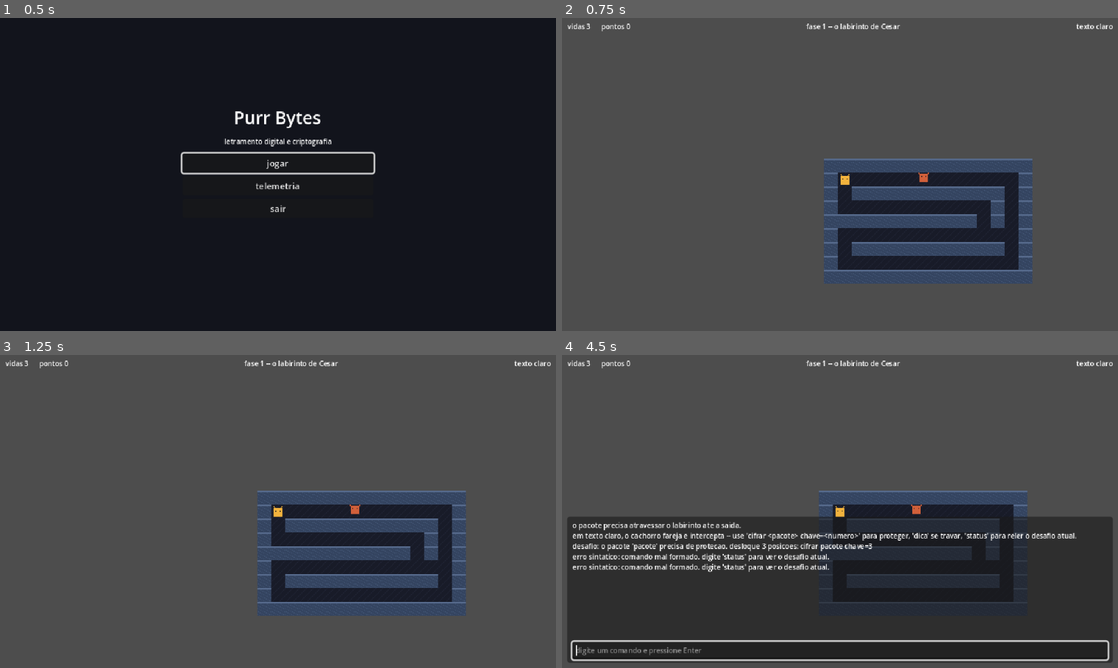
Above: before the commit, frames 1-4 (two rows, left to right).
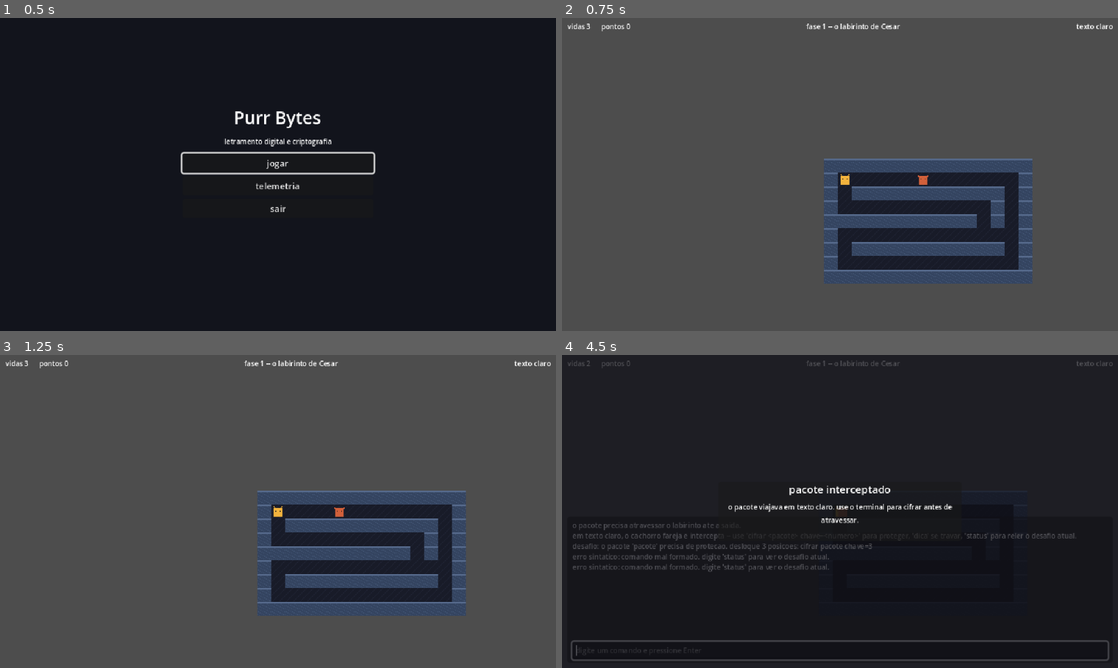
Above: after the commit, the same moments.

Repository: Morc3go/purr-bytes-cliente
Game: Godot game, scene res://cenas/ui/menu_principal.tscn
Two runs of this game, one before a commit and one after it. Both use one fixed random seed, a clock stepped at 60 frames per second and the inputs below.
Inputs (mouse positions are in pixels of both pictures, inside the frame that each line leads up to):
- Up to frame 1 (0.5 s): no input
- Up to frame 2 (0.75 s): click "jogar" at 0.5 s
- Up to frame 3 (1.25 s): no input
- Up to frame 4 (4.5 s): tap Enter at 1.25, 2.1, 4.25, 4.35 s; hold D (mover_direita) 1.28-2.03 s; hold T (abrir_terminal) 1.28-2.03 s; hold S (mover_baixo) 2.03-2.75 s; click (840, 649) at 2.77 s; type "12" at 2.85 s; tap Space at 3.5 s; hold D (mover_direita) 3.53-4.28 s; hold T (abrir_terminal) 3.53-4.28 s; hold W (mover_cima) from 4.28 s (still down)

Frame 1 is identical in both runs. In frame 2, less than 0.1% of the frame differs, in the area x 64-66%, y 49-54%; in frame 3, 0.1%; in frame 4, 62%, in the area x 0-100%, y 0-100%.

Commit message:
ia: corrige o cachorro travado meia celula fora do centro
AStarGrid2D poe o ponto de uma celula no CANTO dela (celula * cell_size,
com offset zero por padrao), enquanto TileMapLayer.map_to_local devolve o
CENTRO. Navegacao convertia os pontos como se as duas formulas fossem a
mesma, entao todo waypoint caia sobre o canto de uma parede: o corpo do
cachorro (10x10 num tile de 16) colidia, move_and_slide deslizava e ele
nunca chegava a tolerancia_de_chegada -- ficava parado no primeiro ponto.

Passa a usar get_id_path (celulas) e converter com map_to_local, o que
elimina a classe inteira do problema em vez de acertar o offset da grade.

Co-Authored-By: Claude Opus 5 <noreply@anthropic.com>

Diff:
--- a/scripts/ia/navegacao.gd
+++ b/scripts/ia/navegacao.gd
@@ -54,13 +54,19 @@
 	if _grade.is_point_solid(celula_destino):
 		return PackedVector2Array()
 
-	var caminho_local: PackedVector2Array = _grade.get_point_path(celula_origem, celula_destino)
+	# get_id_path (celulas), e nao get_point_path (pontos): AStarGrid2D coloca o
+	# ponto de uma celula no CANTO dela (celula * cell_size + offset, com offset
+	# zero por padrao), enquanto TileMapLayer.map_to_local devolve o CENTRO
+	# (celula * tile_size + tile_size/2). A diferenca e meia celula na diagonal,
+	# o que punha cada waypoint em cima do canto de uma parede: o corpo do
+	# cachorro (10x10 num tile de 16) colidia, move_and_slide deslizava e ele
+	# nunca chegava a tolerancia_de_chegada -- o cachorro travava no primeiro
+	# waypoint. Converter celula por celula com map_to_local elimina a classe
+	# inteira do problema, sem depender de acertar o offset da grade.
+	var caminho_em_celulas: Array[Vector2i] = _grade.get_id_path(celula_origem, celula_destino)
 	var caminho_mundo := PackedVector2Array()
-	for ponto: Vector2 in caminho_local:
-		# Os pontos do AStarGrid2D ja estao no espaco local da TileMapLayer
-		# (mesma formula de map_to_local para grade ortogonal): so falta o
-		# transform da propria fase para virar coordenada de mundo.
-		caminho_mundo.append(_labirinto.to_global(ponto))
+	for celula: Vector2i in caminho_em_celulas:
+		caminho_mundo.append(_labirinto.to_global(_labirinto.map_to_local(celula)))
 	return caminho_mundo
 
 
--- a/tests/teste_astar.gd
+++ b/tests/teste_astar.gd
@@ -83,6 +83,43 @@
 	afirmar_igual(caminho.size() - 1, 4, "o desvio pela linha do meio custa 4 passos, nao 2")
 
 
+## Regressao do bug "o cachorro fica parado": os waypoints precisam cair no
+## CENTRO da celula. AStarGrid2D.get_point_path devolvia o canto (celula *
+## cell_size), meia celula fora do centro em cada eixo -- o waypoint caia em
+## cima do canto de uma parede, o corpo do cachorro colidia e nunca chegava a
+## tolerancia_de_chegada. Um caminho em corredor livre e o caso mais simples
+## que expoe isso.
+func teste_waypoints_caem_no_centro_da_celula() -> void:
+	var solido: Array = [
+		[false, false, false],
+		[true, true, false],
+		[false, false, false],
+	]
+	var labirinto: TileMapLayer = _construir_tilemap(solido, 3, 3)
+	var navegacao := Navegacao.new()
+	navegacao.configurar(labirinto)
+
+	var caminho: PackedVector2Array = navegacao.calcular_caminho(
+		labirinto.map_to_local(Vector2i(0, 0)), labirinto.map_to_local(Vector2i(2, 2)))
+
+	if not afirmar_verdadeiro(caminho.size() > 0, "existe caminho pelo corredor livre"):
+		labirinto.queue_free()
+		return
+
+	var fora_do_centro: PackedStringArray = PackedStringArray()
+	for ponto: Vector2 in caminho:
+		var celula: Vector2i = labirinto.local_to_map(labirinto.to_local(ponto))
+		var centro: Vector2 = labirinto.to_global(labirinto.map_to_local(celula))
+		if not ponto.is_equal_approx(centro):
+			fora_do_centro.append("%s != centro %s" % [ponto, centro])
+		if bool(solido[celula.y][celula.x]):
+			fora_do_centro.append("waypoint %s cai em celula solida %s" % [ponto, celula])
+	labirinto.queue_free()
+
+	afirmar_igual(fora_do_centro.size(), 0,
+		"todo waypoint no centro de uma celula livre: %s" % str(fora_do_centro))
+
+
 func teste_destino_solido_nao_tem_caminho() -> void:
 	var solido: Array = [
 		[false, false],
